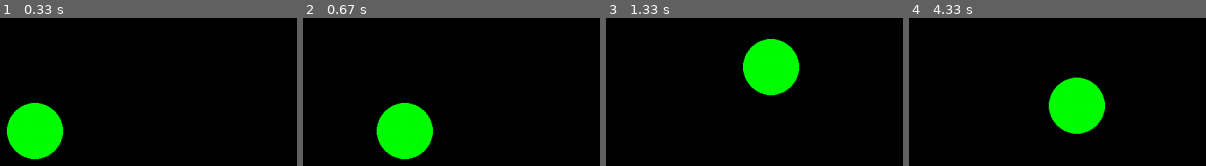
Above: before the commit, frames 1-4 (left to right).
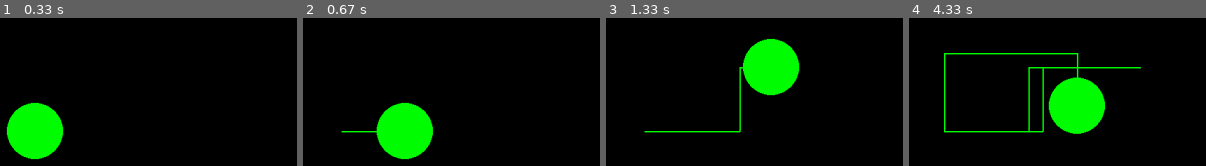
Above: after the commit, the same moments.

Repository: darwinsorchid/Games-with-Pygame
Game: pygame game, started from pygame_example.py
Same seed, same stepped clock (60 frames per second), same inputs: the game is played once before the commit and once after it.
Inputs:
- Up to frame 1 (0.33 s): no input
- Up to frame 2 (0.67 s): hold Right from 0.33 s (still down)
- Up to frame 3 (1.33 s): release Right at 0.8 s; hold Up 0.83-1.13 s; hold Right from 1.17 s (still down)
- Up to frame 4 (4.33 s): release Right at 1.63 s; hold Left 1.67-2.2 s; hold Down 2.23-2.53 s; hold Left 2.57-2.97 s; hold Up 3-3.37 s; hold Right 3.4-4.03 s; hold Down from 4.07 s (still down)

Frame 1 is identical in both runs. In frame 2, 0.2% of the frame differs, in the area x 12-25%, y 76-78%; in frame 3, 0.7%; in frame 4, 2.6%, in the area x 11-79%, y 23-78%.

Commit message:
Draw player's trajectory line

Diff:
--- a/pygame_example.py
+++ b/pygame_example.py
@@ -4,12 +4,14 @@
 # pygame setup
 pygame.init()
 screen = pygame.display.set_mode((1280, 720))
-pygame.display.set_caption('First Pygame Ever')
+pygame.display.set_caption('Welcome to The Matrix')
 clock = pygame.time.Clock()
 running = True
 
 player_pos = pygame.Vector2(screen.get_width() / 2, screen.get_height() / 2)
 
+# draw lines to track the trajectory of the circle/ball by keeping track of the circle's positions in a list
+trajectory = []
 
 while running:
     # poll for events - everything that happends from the user
@@ -17,7 +19,6 @@
     for event in pygame.event.get():
         if event.type == pygame.QUIT:
             running = False
-
 
     # fill the screen with a color to wipe away anything from last frame
     screen.fill("black")
@@ -28,19 +29,27 @@
     keys = pygame.key.get_pressed()
     if keys[pygame.K_UP] and player_pos.y - 40 > 0:
         player_pos.y -= 300 * dt
+        trajectory.append(player_pos.copy())
     if keys[pygame.K_DOWN] and player_pos.y + 40 < 720:
         player_pos.y += 300 * dt
+        trajectory.append(player_pos.copy())
     if keys[pygame.K_LEFT] and player_pos.x - 40 > 0:
         player_pos.x -= 300 * dt
+        trajectory.append(player_pos.copy())
     if keys[pygame.K_RIGHT] and player_pos.x + 40 < 1280:
         player_pos.x += 300 * dt
+        trajectory.append(player_pos.copy())
+
+    # Draw trajectory lines
+    if len(trajectory) > 1:
+        pygame.draw.lines(screen, "green", False, trajectory, 2)
+
 
     # flip() the display to put work on screen
     pygame.display.flip()
 
     # limits FPS to 60
-    # dt is delta time in seconds since last frame, used for framerate-
-    # independent physics.
+    # dt is delta time in seconds since last frame, used for framerate-independent physics.
     dt = clock.tick(60) / 1000
 
 
Not shown, added: requirements.txt
